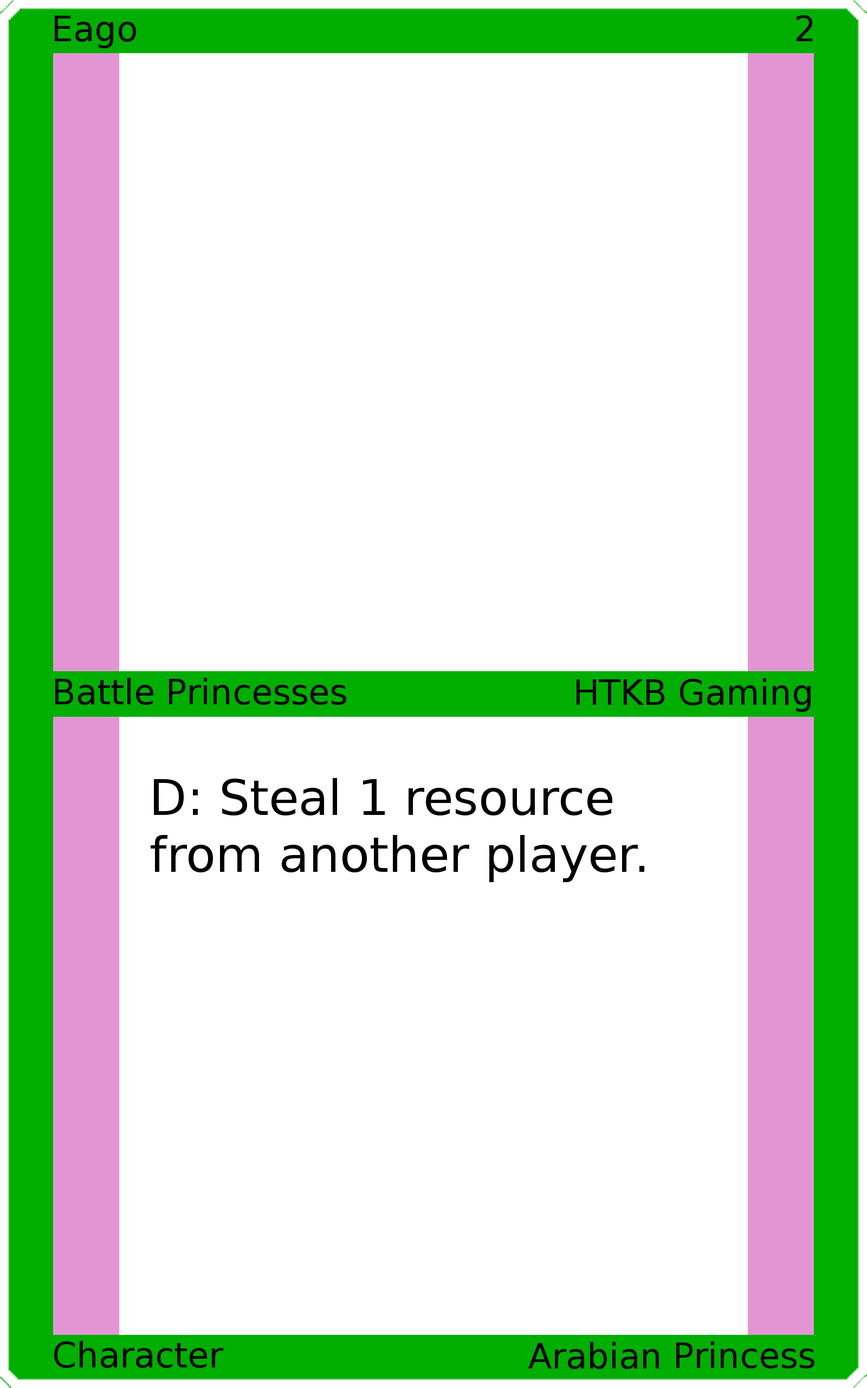
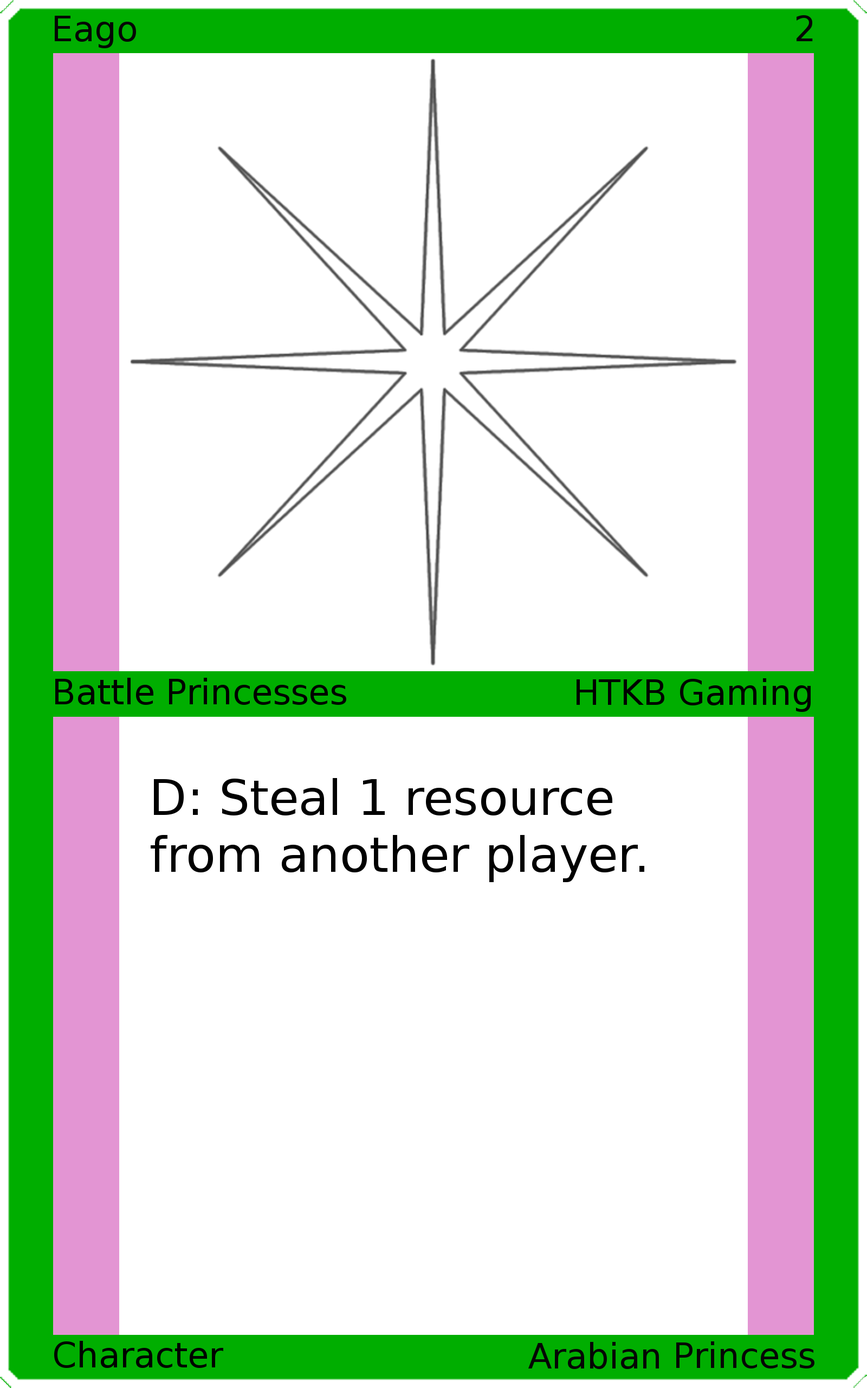
Comparing the layer stacks of the two w=867, h=1388 images. Changes:
added layer "Art" above "Top Background" over [129, 57, 738, 666]
